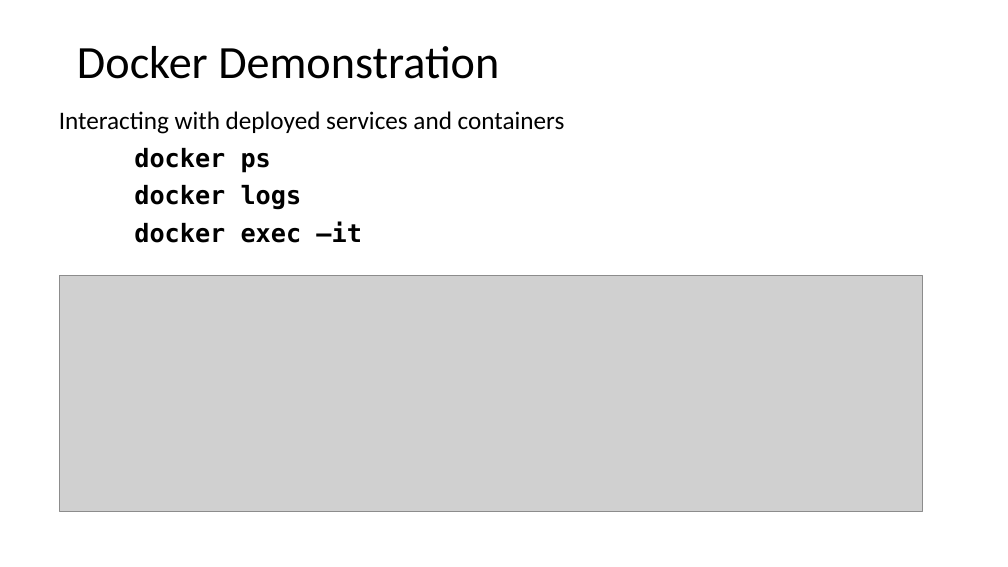
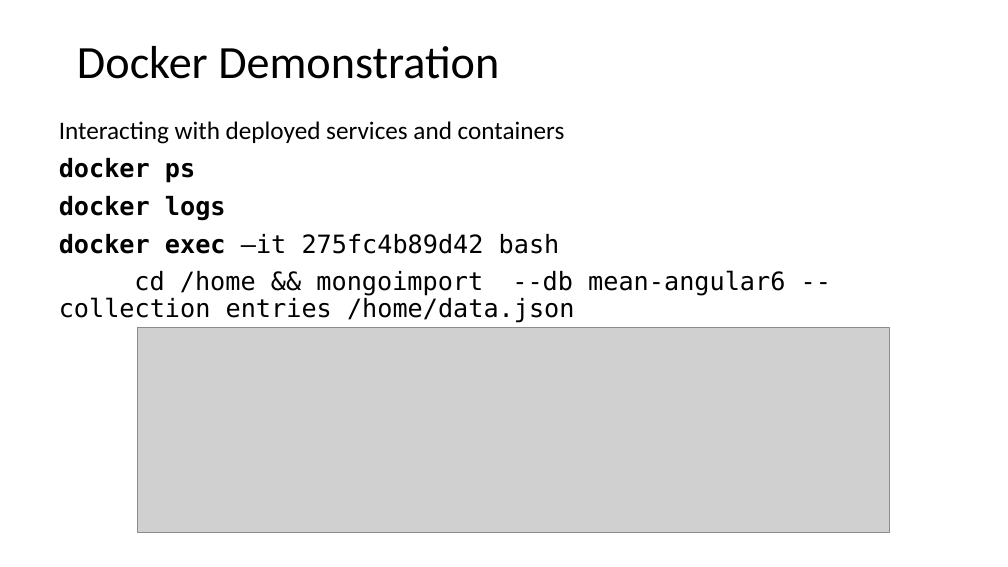
Before and after one commit to jhuopensource/meandemo, a slide deck: slide 20 of Containerization.pptx. Drawn at 1008x567 pixels with LibreOffice and Linux fonts; fonts in the diff are those of the drawing; grey boxes stand for pictures. Boxes give left, top, right and bottom in pixels: in the first picture for what was removed or moved away, otherwise in the second. Text is boxed around its words. In the diff, an @@ line names an element or a change of style, - is before the commit and + after.

```diff
--- a/Containerization.pptx
+++ b/Containerization.pptx
@@ text at (59,234,785,323): text changed; bold off @@
-docker exec –it
+docker exec –it 275fc4b89d42 bash
+cd /home && mongoimport --db mean-angular6 --collection entries /home/data.json
@@ picture: place and size @@
-picture at (59,276,922,511)
+picture at (138,327,890,532)
```
Also in this commit, not shown: 4 other slides changed, 1 other file.
